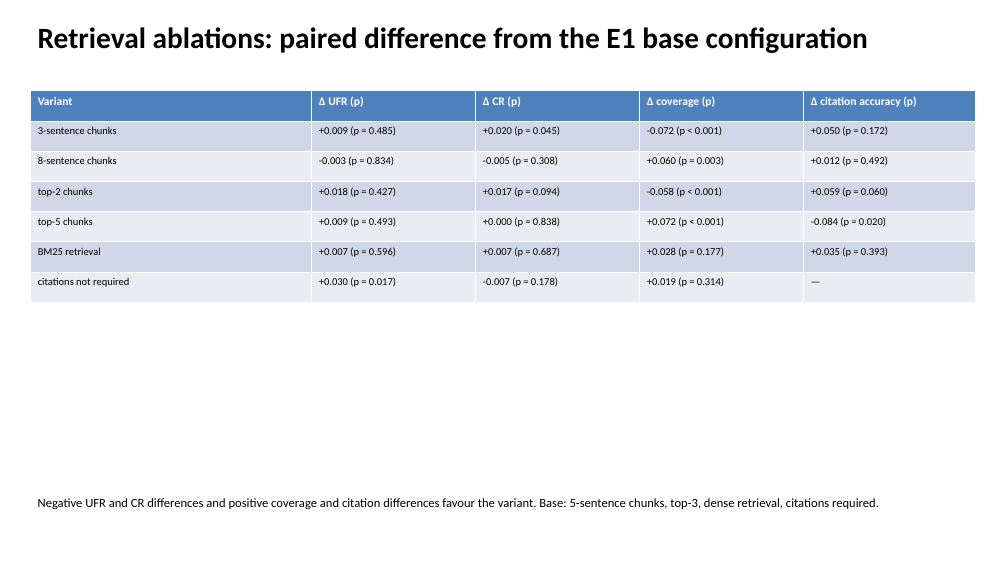
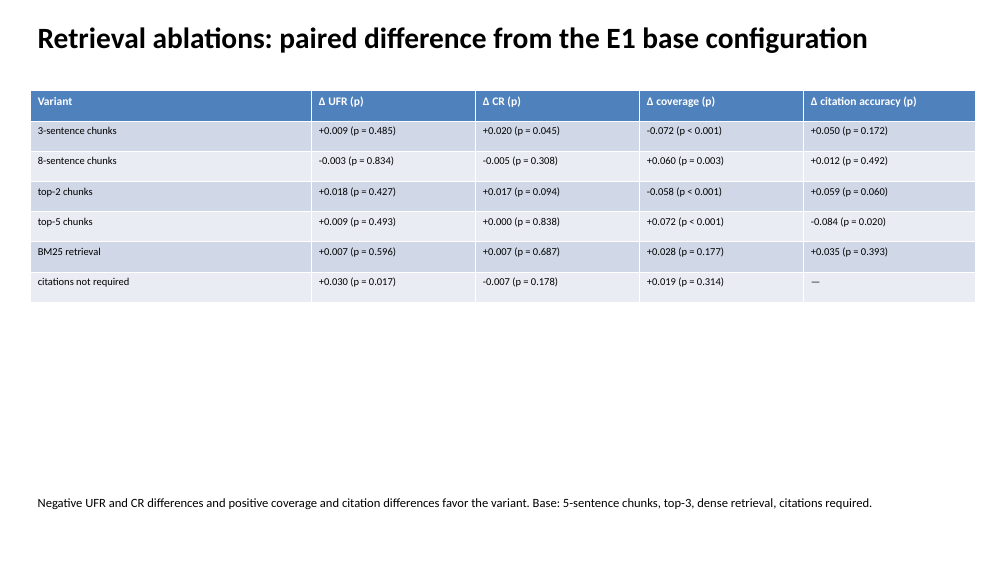
Before and after one commit to slay-a/medical-hallucination-eval, a slide deck: slide 14 of deliverables/Progress_Slides_Fall2026.pptx. Drawn at 1008x567 pixels with LibreOffice and Linux fonts; fonts in the diff are those of the drawing. Boxes give left, top, right and bottom in pixels: in the first picture for what was removed or moved away, otherwise in the second. Text is boxed around its words. In the diff, an @@ line names an element or a change of style, - is before the commit and + after.

Commit message:
Second thesis draft: committee on the signature page, consistency pass, corrected ablation statistics
- Signature page lists the committee (Ebrahimi, McIlhenny, Wang as chair)
- Chapters 1 to 4 brought in line with the main study; Chapter 4 numbering gap fixed
- Retrieval ablations reported with Holm-adjusted p-values; pilot Holm family described correctly
- Paired tests under the second judge; hypotheses answered across both studies in Chapter 8
- Section 8.4 and Table 8.1 rewritten for both studies; literature review extended
- Table renderer sizes columns so header words are never split
- Second progress report slides

```diff
--- a/deliverables/Progress_Slides_Fall2026.pptx
+++ b/deliverables/Progress_Slides_Fall2026.pptx
@@ text at <box>38,498,872,509</box>: text changed @@
-Negative UFR and CR differences and positive coverage and citation differences favour the variant. Base: 5-sentence chunks, top-3, dense retrieval, citations required.
+Negative UFR and CR differences and positive coverage and citation differences favor the variant. Base: 5-sentence chunks, top-3, dense retrieval, citations required.
```
Also in this commit, not shown: 6 other slides changed, 2 slides added, 17 other files.
